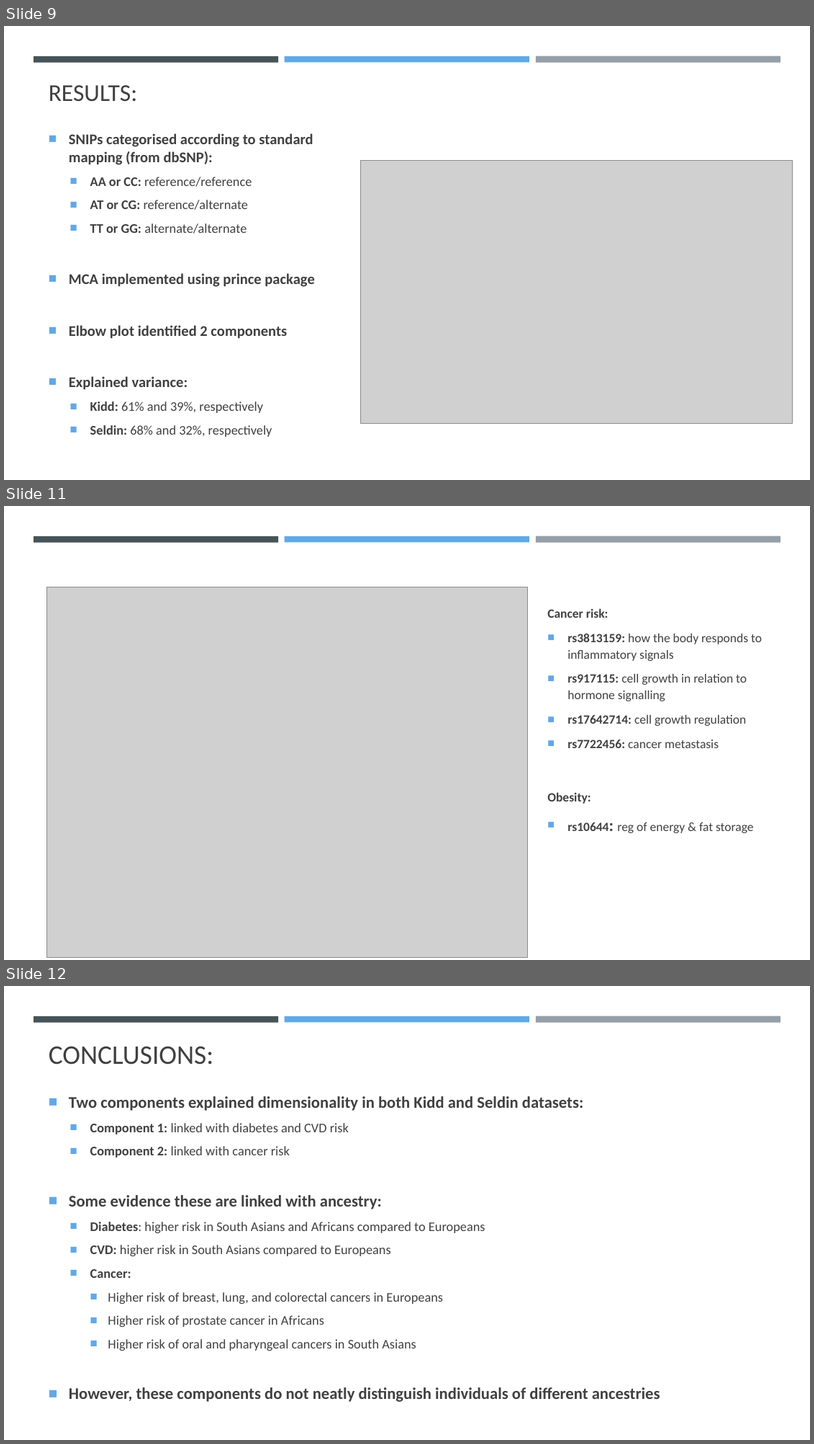
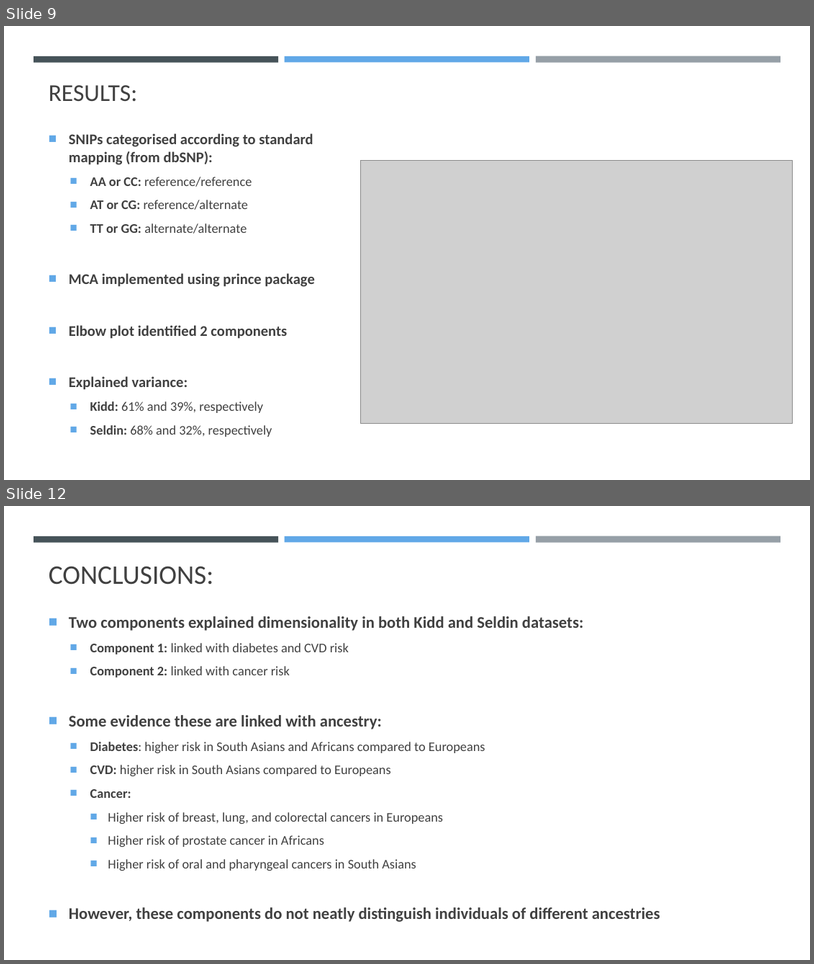
Before and after one commit to K-G-Witt/project4-team1, a slide deck: 1000genomes_Presentation.pptx. Shown one above the other, each under a label of ours: slides 9, 11 and 12 before the commit, slides 9 and 12 after it; the slides between them are not shown. The pictures are 814x1444 and 814x964 pixels, drawn with LibreOffice and Linux fonts; fonts in the diff are those of the drawing; grey boxes stand for pictures. Boxes give left, top, right and bottom in pixels: in the first picture for what was removed or moved away, otherwise in the second. Text is boxed around its words. In the diff, an @@ line names an element or a change of style, - is before the commit and + after.

```diff
--- a/1000genomes_Presentation.pptx
+++ b/1000genomes_Presentation.pptx
@@ slide 11 removed at (4,506,810,960), background #FFFFFF; not listed: 3 template elements that a slide beside it also shows @@
@@ picture removed at (46,587,527,957) @@
@@ text removed at (548,608,762,833) @@
-Cancer risk:
-■ rs3813159: how the body responds to inflammatory signals
-■ rs917115: cell growth in relation to hormone signalling
-■ rs17642714: cell growth regulation
-■ rs7722456: cancer metastasis
-Obesity:
-■ rs10644: reg of energy & fat storage
```
Also in this commit, not shown: 2 slides added, 1 other slide removed.
